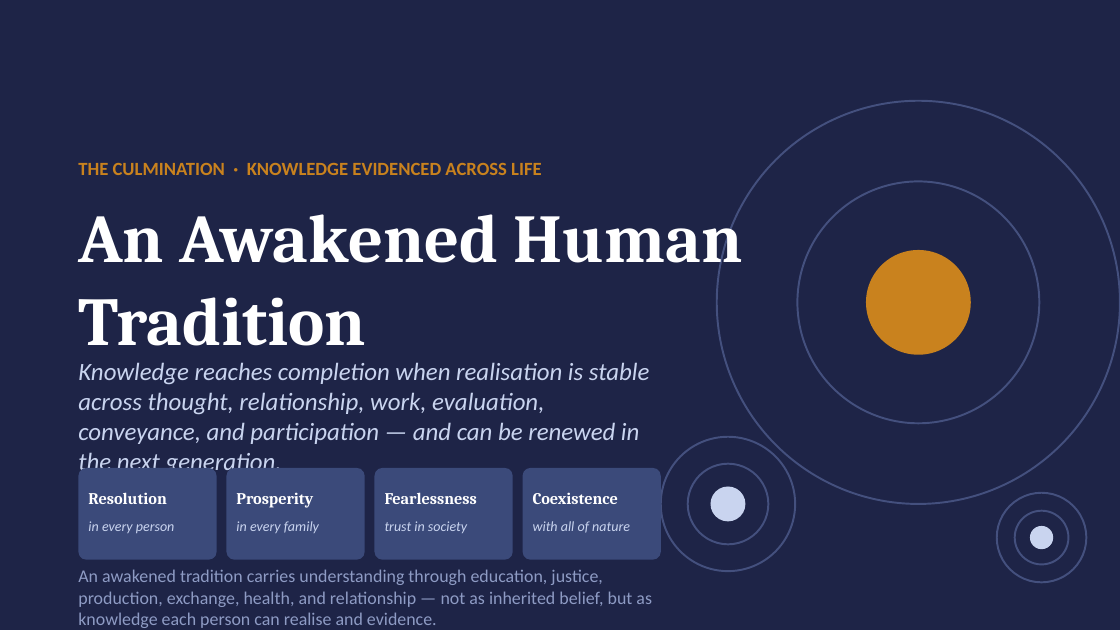
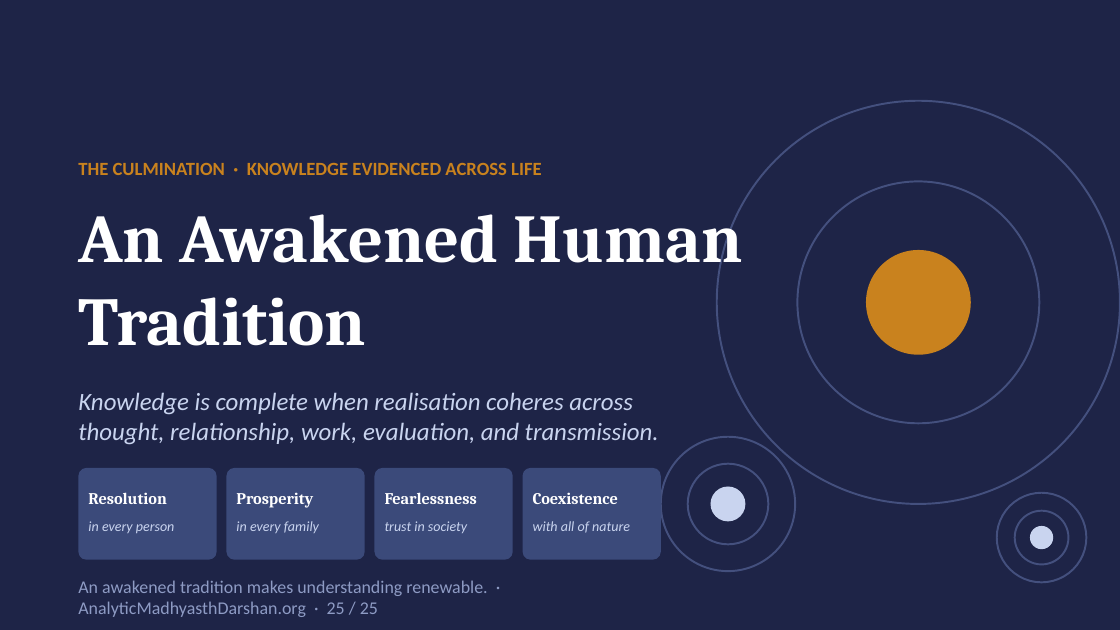
Before and after one commit to raghavamohan/AnalyticMadhyasthDarshan, a slide deck: slide 25 of Studies/Knowledge-Knower-And-Known/The-Epistemology-of-Coexistence-Madhyasth-Darshan.pptx (slide 22 before the commit). Drawn at 1120x630 pixels with LibreOffice and Linux fonts; fonts in the diff are those of the drawing. Boxes give left, top, right and bottom in pixels: in the first picture for what was removed or moved away, otherwise in the second. Text is boxed around its words. In the diff, an @@ line names an element or a change of style, - is before the commit and + after.

```diff
--- a/Studies/Knowledge-Knower-And-Known/The-Epistemology-of-Coexistence-Madhyasth-Darshan.pptx
+++ b/Studies/Knowledge-Knower-And-Known/The-Epistemology-of-Coexistence-Madhyasth-Darshan.pptx
@@ text at <box>78,392,659,445</box>: text changed @@
-Knowledge reaches completion when realisation is stable across thought, relationship, work, evaluation, conveyance, and participation — and can be renewed in the next generation.
+Knowledge is complete when realisation coheres across thought, relationship, work, evaluation, and transmission.
@@ text at <box>78,580,487,617</box>: text changed @@
-An awakened tradition carries understanding through education, justice, production, exchange, health, and relationship — not as inherited belief, but as knowledge each person can realise and evidence.
+An awakened tradition makes understanding renewable. · AnalyticMadhyasthDarshan.org · 25 / 25
```
Also in this commit, not shown: 22 other slides changed, 2 slides added, 1 other file.
